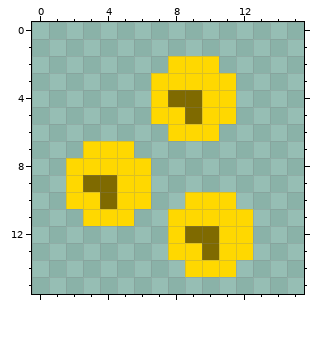
A pixel-art sprite gets an edit: resources/cash_small_amt.png. The picture above is the old version.
The file is 16x16 pixels. Colours within 5 levels of each other are drawn and written as one.
And afterwards:
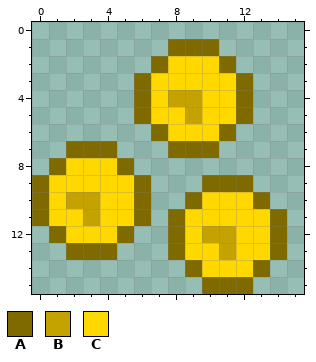
Palette (. is transparent): A #7f6a00  B #c4a300  C #ffd800
Diff:
Colour A now appears in row 1 at x 8 to 10; in row 2 at x 7 and 11; in rows 3 to 5 at x 6 and 12; in row 6 at x 7 and 11; in row 7 at x 2 and 8 to 10; in row 8 at x 1.
Colour A now appears in row 9 at x 0 and 10 to 12; in row 10 at x 0 and 13; in row 11 at x 0, 6 and 14; in row 12 at x 1, 5 and 14; in row 13 at x 2 to 4 and 14; in row 14 at x 13.
Colour A now appears in row 15 at x 10 to 12.
The author changed colour C to colour A in row 7 at x 3 to 4; in row 8 at x 5; in row 9 at x 6; in row 10 at x 6 and 9; in rows 11 to 13 at x 8; in row 14 at x 9.
The author changed colour A to colour B in row 4 at x 8 to 9; in row 5 at x 9; in row 12 at x 10.
The author changed colour C to colour B in row 10 at x 2 to 3; in row 11 at x 3; in rows 12 to 13 at x 11.
Colour C now appears in row 9 at x 1; in row 10 at x 1 and 12; in row 11 at x 1 to 2 and 13; in row 12 at x 2 to 4 and 13; in row 13 at x 13; in row 14 at x 12.
The author changed colour A to colour C in row 9 at x 3 to 4; in row 10 at x 4; in row 12 at x 9; in row 13 at x 10.
The author cleared colour C in row 7 at x 5; in row 8 at x 6.
Where, in picture pixels (left, top, right, bottom), the same in both pictures:
changed: (32, 39, 287, 294)
